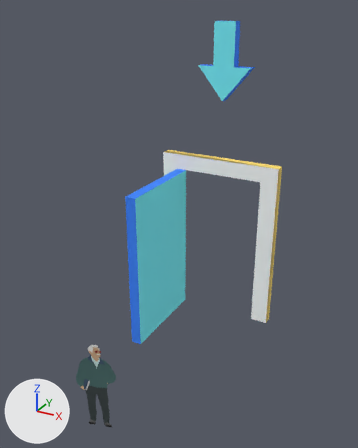
The COLLADA model animation/Door.dae, before and after one commit.
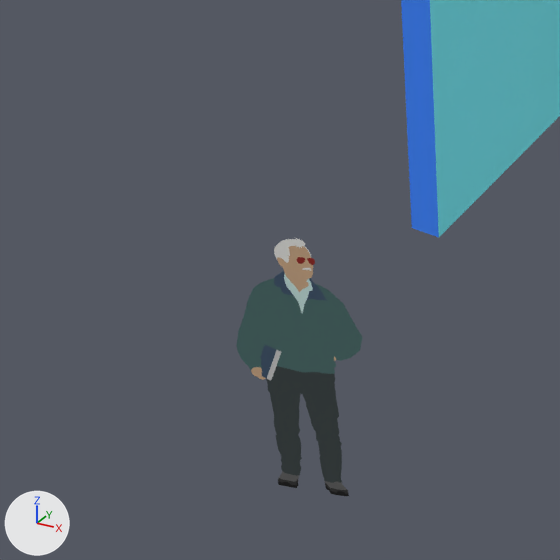
Each version is shown whole from a 50 mm lens placed at (5.02, -7.06, 6.48), pointed at (1.12, 0.03, 2.93), then close up on the part from 0% to 50% of the width and 60% to 100% of the height. Arrows for +X, +Y and +Z are at lower left; the lights stay in place. Where no turn or scale is listed for an object, it has been applied to the vertices.

Objects in the first close-up: 'SketchUp', 'Steve'.
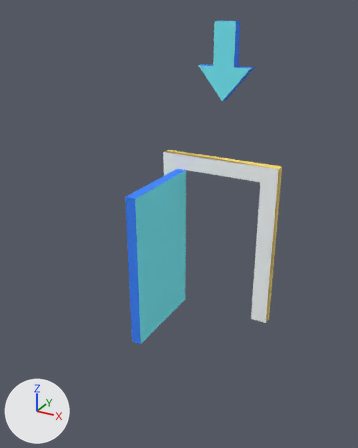
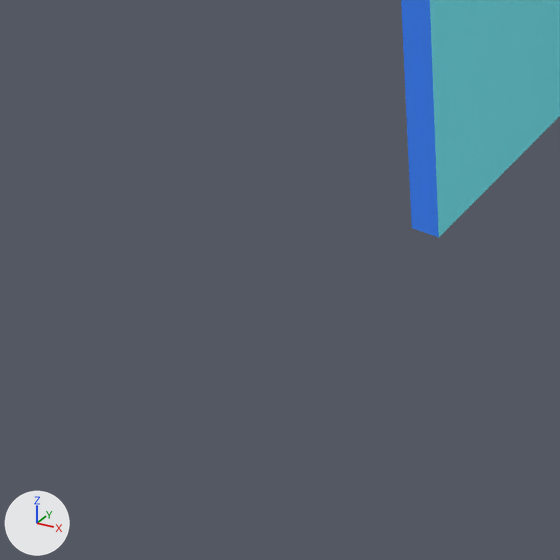
Where the change shows, as pixel boxes [x1, y1, x2, y2] in the close-ups (560 x 560 px):
'Steve', deleted: before [236, 238, 362, 496]
    faces in mat_steve_jacket (dark cyan #456866): [236, 278, 362, 374]
    faces in mat_steve_pants (black #343e3f): [266, 366, 342, 483]
    faces in mat_steve_skin (beige #caa785): [251, 246, 336, 380]
    faces in mat_steve_jacket2 (dark blue #3a5068): [260, 271, 327, 378]
    faces in mat_steve_hair (white #e5e5e1): [274, 238, 311, 271]

What the commit changed:
Object 'Steve' (ob_steve) is deleted.
